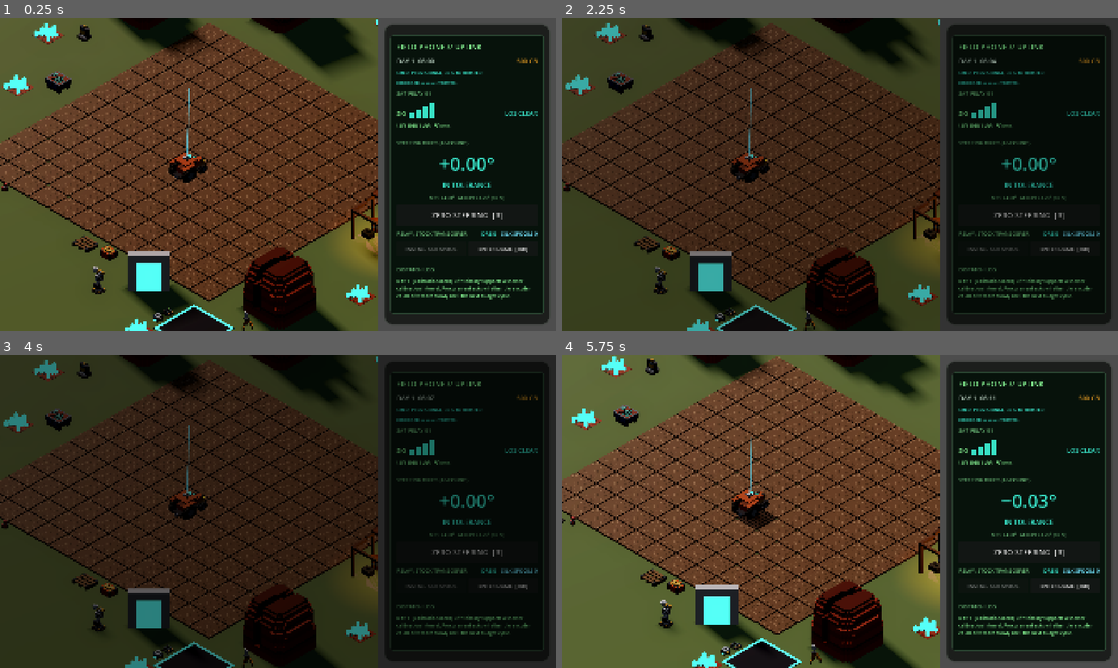
Above: before the commit, frames 1-4 (two rows, left to right).
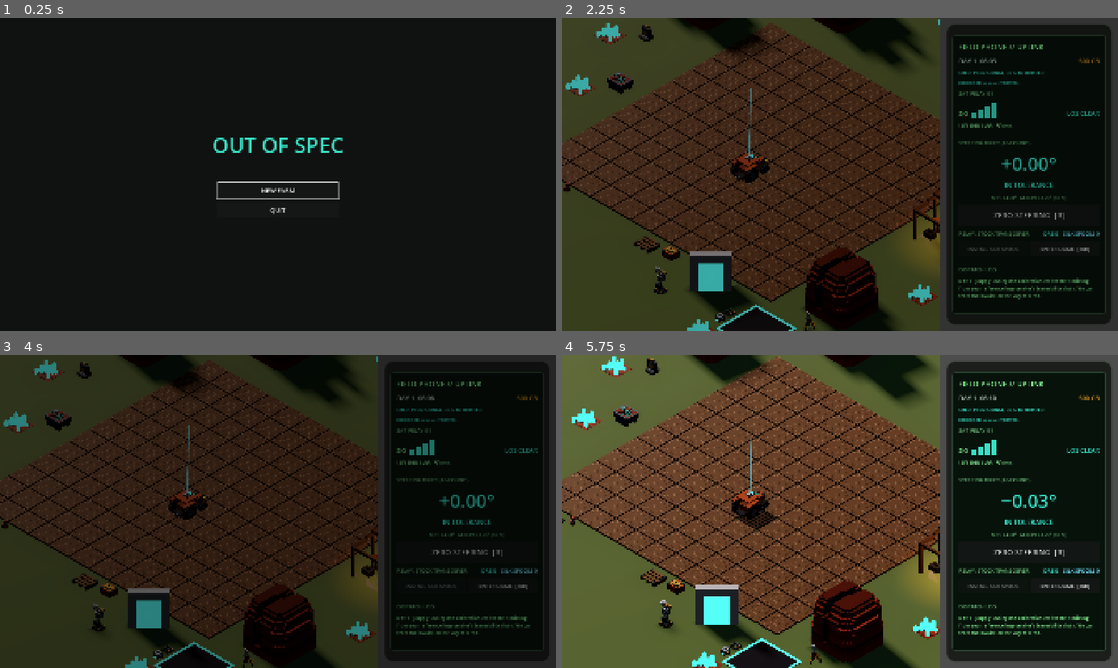
Above: after the commit, the same moments.

Repository: xlockeddown-glitch/out-of-spec
Game: Godot game, scene res://scenes/title_menu.tscn
Same seed, same stepped clock (60 frames per second), same inputs: the game is played once before the commit and once after it. Before the commit the project starts from res://scenes/main_farm.tscn.
Inputs (mouse positions are in pixels of both pictures, inside the frame that each line leads up to):
- Up to frame 1 (0.25 s): no input
- Up to frame 2 (2.25 s): click (840, 190) at 0.5 s, where only the run after the commit has a clickable "NEW FARM"; click "ENTER DOME [Tab]" at 1.25 s; tap Enter at 2 s; move the mouse to (962, 158) at 2.02 s; hold D (rover_steer_right) from 2.03 s (still down); hold Tab (swap_scene) from 2.03 s (still down); click (962, 158) at 2.17 s
- Up to frame 3 (4 s): release D (rover_steer_right) at 2.75 s; release Tab (swap_scene) at 2.75 s; click "ENTER DOME [Tab]" at 2.75 s; tap Space (rover_till) at 3.5 s; move the mouse to (166, 527) at 3.52 s; hold S (rover_reverse) from 3.53 s (still down); tap E (interact) at 3.6 s; tap Tab (swap_scene) at 3.8 s
- Up to frame 4 (5.75 s): move the mouse to (895, 442) at 4.27 s; release S (rover_reverse) at 4.28 s; hold D (rover_steer_right) 4.28-5.03 s; hold Space (rover_till) 4.28-5.03 s; tap Tab (swap_scene) at 4.55, 5.3 s; move the mouse to (812, 574) at 5.02 s; hold W (rover_forward) from 5.03 s (still down); tap R (rover_zero_steering) at 5.1 s; click (812, 574) at 5.17 s

The runs differ from the first frame. In frame 1, 64% of the frame differs, in the area x 0-100%, y 0-100%; in frame 2, 0.6%; in frame 3, 0.4%; in frame 4, 0.9%.

Commit message:
Add a title menu and autosave
Co-Authored-By: Claude Opus 5.5 <noreply@anthropic.com>

Diff:
--- a/project.godot
+++ b/project.godot
@@ -16,7 +16,7 @@
 
 config/name="Out of Spec"
 config/description="Chunky voxel life-sim: satellite-linked remote farming/mining, tarantula terrariums, satirical metrology."
-run/main_scene="res://scenes/main_farm.tscn"
+run/main_scene="res://scenes/title_menu.tscn"
 config/features=PackedStringArray("4.7", "Forward Plus")
 
 [autoload]
--- /dev/null
+++ b/scenes/title_menu.tscn
@@ -0,0 +1,12 @@
+[gd_scene load_steps=2 format=3]
+
+[ext_resource type="Script" path="res://scripts/ui/title_menu.gd" id="1_title"]
+
+[node name="TitleMenu" type="Control"]
+layout_mode = 3
+anchors_preset = 15
+anchor_right = 1.0
+anchor_bottom = 1.0
+grow_horizontal = 2
+grow_vertical = 2
+script = ExtResource("1_title")
--- a/scripts/autoload/GameState.gd
+++ b/scripts/autoload/GameState.gd
@@ -217,17 +217,36 @@
 
 
 func _ready() -> void:
-	# A new farm gets a new seed once; everything random follows from it.
-	set_world_seed(int(Time.get_unix_time_from_system() * 1000.0) ^ Time.get_ticks_usec())
+	_set_up_farm(_new_seed())
+	GameClock.time_advanced.connect(_on_time_advanced)
+	GameClock.clock_ran.connect(_tick_molt)
+	GameClock.day_started.connect(_on_day_started)
+	GameClock.day_started.connect(_on_day_started_regrow.unbind(1))
+
+
+## Replaces this farm with a new one. Set GameClock to 0 days first.
+func new_farm() -> void:
+	var fresh: Node = (get_script() as GDScript).new()
+	fresh._set_up_farm(_new_seed())
+	var problem: String = farm_from_dict(fresh.farm_to_dict())
+	fresh.free()
+	if problem != "":
+		push_error("GameState: the new farm did not load: " + problem)
+
+
+## A new farm gets a new seed once; everything random follows from it.
+static func _new_seed() -> int:
+	return int(Time.get_unix_time_from_system() * 1000.0) ^ Time.get_ticks_usec()
+
+
+## A farm's first morning, on a GameState that holds nothing yet.
+func _set_up_farm(p_seed: int) -> void:
+	set_world_seed(p_seed)
 	build_registry()
 	# The hygrometer's sticker already expired (due day 0), so it is overdue
 	# and out of tolerance until calibrated; everything else starts in date.
 	hygrometer.error = hygrometer.mpe * HYGROMETER_START_ERROR_RATIO
 	hygrometer.cal_due_day = 0
-	GameClock.time_advanced.connect(_on_time_advanced)
-	GameClock.clock_ran.connect(_tick_molt)
-	GameClock.day_started.connect(_on_day_started)
-	GameClock.day_started.connect(_on_day_started_regrow.unbind(1))
 	credits = int(DataManager.get_number(ECONOMY_TABLE, "starting_credits", 0.0))
 	reset_credibility()
 	_post_morning_dispatch(1)  # day 1 is already under way at boot
--- a/scripts/autoload/SaveGame.gd
+++ b/scripts/autoload/SaveGame.gd
@@ -10,11 +10,88 @@
 
 ## Emitted just before a save is taken, so scenes can park their rovers.
 signal saving
+## An autosave failed; `text` says why. Shown to the player.
+signal save_failed(text: String)
 
 const MAGIC: String = "OOSSAVE1"
 const VERSION: int = 1
 const DEFAULT_PATH: String = "user://farm.save"
 const HASH_BYTES: int = 32
+
+## True once a farm was opened from the title menu. A scene run on its own (the
+## editor, tests) never autosaves over the player's farm.
+var farm_open: bool = false
+var _autosave_queued: bool = false
+
+
+func _ready() -> void:
+	GameClock.day_started.connect(_on_day_started.unbind(1))
+
+
+func _notification(what: int) -> void:
+	if what == NOTIFICATION_WM_CLOSE_REQUEST and farm_open:
+		_autosave()
+
+
+## Each morning. Deferred, because a bench job can cross 06:00 partway through
+## its own changes.
+func _on_day_started() -> void:
+	if farm_open and not _autosave_queued:
+		_autosave_queued = true
+		_autosave.call_deferred()
+
+
+func _autosave() -> void:
+	_autosave_queued = false
+	var problem: String = write()
+	if problem != "":
+		push_warning("SaveGame: " + problem)
+		save_failed.emit("SAVE FAILED: " + problem)
+
+
+## Starts a new farm and saves it. A saved farm already there is kept beside it
+## as ".old". Returns "" or why not; on a problem no farm opens.
+func start_new(path: String = DEFAULT_PATH) -> String:
+	var problem: String = _set_aside(path)
+	if problem != "":
+		return problem
+	GameClock.elapsed_days = 0.0
+	GameState.new_farm()
+	problem = write(path)
+	farm_open = problem == ""
+	return problem
+
+
+## Opens the saved farm. Returns "" or why not.
+func continue_farm(path: String = DEFAULT_PATH) -> String:
+	var problem: String = read(path)
+	farm_open = problem == ""
+	return problem
+
+
+## The day a save's data is on.
+func day_of(data: Dictionary) -> int:
+	return floori(data["clock"]["elapsed_days"]) + 1
+
+
+## Moves the farm's files out of a new farm's way: the one that loads to ".old",
+## one that doesn't to ".unreadable".
+func _set_aside(path: String) -> String:
+	var old_taken: bool = false
+	for file_path: String in [path, path + ".bak"]:
+		if not FileAccess.file_exists(file_path):
+			continue
+		var error: Error = OK
+		if not read_file(file_path).has("data"):
+			error = DirAccess.rename_absolute(file_path, path + ".unreadable")
+		elif old_taken:
+			error = DirAccess.remove_absolute(file_path)
+		else:
+			error = DirAccess.rename_absolute(file_path, path + ".old")
+			old_taken = true
+		if error != OK:
+			return "Could not set aside %s (error %d)." % [file_path, error]
+	return ""
 
 
 ## Everything a save holds, as plain data.
@@ -29,6 +106,16 @@
 ## Restores snapshot(). Returns "" or why not; on a problem nothing changes.
 ## Scenes must reload afterward (they read GameState when they open).
 func restore(data: Dictionary) -> String:
+	var problem: String = data_problem(data)
+	if problem != "":
+		return problem
+	# The clock first, so listeners see the loaded day.
+	GameClock.elapsed_days = data["clock"]["elapsed_days"]
+	return GameState.farm_from_dict(data["farm"])
+
+
+## Why `data` can't load, or "" if it can. Changes nothing.
+func data_problem(data: Dictionary) -> String:
 	var clock: Variant = data.get("clock")
 	var farm: Variant = data.get("farm")
 	if typeof(clock) != TYPE_DICTIONARY or typeof(farm) != TYPE_DICTIONARY:
@@ -36,12 +123,7 @@
 	var elapsed: Variant = clock.get("elapsed_days")
 	if typeof(elapsed) != TYPE_FLOAT or not is_finite(elapsed) or elapsed < 0.0:
 		return "The save's clock is bad."
-	var problem: String = GameState.farm_dict_problem(farm)
-	if problem != "":
-		return problem
-	# The clock first, so listeners see the loaded day.
-	GameClock.elapsed_days = elapsed
-	return GameState.farm_from_dict(farm)
+	return GameState.farm_dict_problem(farm)
 
 
 ## Saves the farm. The save before it is kept beside it as ".bak". Returns ""
@@ -83,21 +165,31 @@
 	return FileAccess.file_exists(path) or FileAccess.file_exists(path + ".bak")
 
 
+## What Continue would load: { data }, with { problem } too when the newest save
+## won't load and the backup is used instead; { problem } alone when neither
+## loads; {} when there is no save.
+func check(path: String = DEFAULT_PATH) -> Dictionary:
+	if not exists(path):
+		return {}
+	var newest: Dictionary = read_file(path)
+	if newest.has("data") or not FileAccess.file_exists(path + ".bak"):
+		return newest
+	var backup: Dictionary = read_file(path + ".bak")
+	if backup.has("data"):
+		newest["data"] = backup["data"]
+	return newest
+
+
 ## Loads the farm, or the backup if the save is missing or won't load.
 ## Returns "" or why it failed; on a problem nothing changes.
 func read(path: String = DEFAULT_PATH) -> String:
-	var problem: String = _read_one(path)
-	if problem != "" and FileAccess.file_exists(path + ".bak") and _read_one(path + ".bak") == "":
-		return ""
-	return problem
-
-
-func _read_one(path: String) -> String:
-	var result: Dictionary = read_file(path)
-	return restore(result["data"]) if result.has("data") else str(result["problem"])
-
-
-## { data } from a save file, or { problem }.
+	var found: Dictionary = check(path)
+	if found.has("data"):
+		return restore(found["data"])
+	return found.get("problem", "There is no saved farm.")
+
+
+## { data } from a save file that can load, or { problem }.
 func read_file(path: String) -> Dictionary:
 	if not FileAccess.file_exists(path):
 		return { "problem": "%s does not exist." % path }
@@ -114,6 +206,9 @@
 	var data: Variant = bytes_to_var(payload)
 	if typeof(data) != TYPE_DICTIONARY:
 		return { "problem": "%s holds no farm." % path }
+	var problem: String = data_problem(data)
+	if problem != "":
+		return { "problem": "%s can't load: %s" % [path, problem] }
 	return { "data": data }
 
 
--- a/scripts/autoload/SceneSwitcher.gd
+++ b/scripts/autoload/SceneSwitcher.gd
@@ -5,6 +5,7 @@
 signal scene_swapped(path: String)
 
 const FARM_SCENE: String = "res://scenes/main_farm.tscn"
+const TITLE_SCENE: String = "res://scenes/title_menu.tscn"
 const DOME_SCENE: String = "res://scenes/dome_interior.tscn"
 const FADE_SECONDS: float = 0.1  # each way; ~0.2 s total per the Week 2 board
 
@@ -29,6 +30,8 @@
 
 func toggle_farm_dome() -> void:
 	var current: Node = get_tree().current_scene
+	if current != null and current.scene_file_path == TITLE_SCENE:
+		return  # no farm is open yet
 	var on_dome: bool = current != null and current.scene_file_path == DOME_SCENE
 	swap_to(FARM_SCENE if on_dome else DOME_SCENE)
 
--- a/scripts/dome/dome_interior.gd
+++ b/scripts/dome/dome_interior.gd
@@ -44,6 +44,7 @@
 		prop.inspected.connect(_toast)
 	GameState.calibration_recorded.connect(_on_calibration_recorded)
 	GameState.phone_message.connect(_on_phone_message)
+	SaveGame.save_failed.connect(_toast)
 	# An audit posts several phone lines in one frame; this fires after them,
 	# so the toast ends on a summary that names the failing instruments.
 	GameState.audit_completed.connect(_on_audit_completed)
--- a/scripts/main_farm.gd
+++ b/scripts/main_farm.gd
@@ -57,6 +57,7 @@
 	GameState.silk_changed.connect(_on_silk_changed)
 	GameState.relay_changed.connect(_on_relay_changed)
 	GameState.phone_message.connect(_hud.push_log)
+	SaveGame.save_failed.connect(_hud.push_log)
 	GameState.credits_changed.connect(_on_credits_changed)
 	GameState.ore_changed.connect(_on_ore_changed)
 	GameState.credibility_changed.connect(_on_credibility_changed)
--- /dev/null
+++ b/scripts/ui/title_menu.gd
@@ -0,0 +1,125 @@
+extends Control
+## Title screen: continue the saved farm or start a new one. The clock is
+## stopped here; it runs once a farm opens.
+
+const COLOR_TEXT := Color(0.8, 0.86, 0.82)
+const COLOR_BACKGROUND := Color(0.06, 0.07, 0.065)
+const FONT_TITLE: int = 72
+const FONT_TEXT: int = 22
+const BUTTON_SIZE := Vector2(420.0, 56.0)
+const NOTE_WIDTH: float = 720.0
+
+## The save checked when the menu opened (SaveGame.check()).
+var _save: Dictionary = {}
+var _starting: bool = false
+var _note: Label
+var _main_buttons: VBoxContainer
+var _confirm_buttons: VBoxContainer
+
+
+func _ready() -> void:
+	GameClock.paused = true
+	_save = SaveGame.check()
+	_build()
+	_show_main()
+
+
+func _build() -> void:
+	var background := ColorRect.new()
+	background.color = COLOR_BACKGROUND
+	background.set_anchors_preset(Control.PRESET_FULL_RECT)
+	add_child(background)
+	var center := CenterContainer.new()
+	center.set_anchors_preset(Control.PRESET_FULL_RECT)
+	add_child(center)
+	var column := VBoxContainer.new()
+	column.add_theme_constant_override("separation", 24)
+	center.add_child(column)
+	var title := Label.new()
+	title.text = "OUT OF SPEC"
+	title.add_theme_font_size_override("font_size", FONT_TITLE)
+	title.add_theme_color_override("font_color", DriftingSensor.COLOR_IN_BAND)
+	title.horizontal_alignment = HORIZONTAL_ALIGNMENT_CENTER
+	column.add_child(title)
+	_note = Label.new()
+	_note.custom_minimum_size.x = NOTE_WIDTH
+	_note.autowrap_mode = TextServer.AUTOWRAP_WORD_SMART
+	_note.horizontal_alignment = HORIZONTAL_ALIGNMENT_CENTER
+	_note.add_theme_font_size_override("font_size", FONT_TEXT)
+	_note.add_theme_color_override("font_color", COLOR_TEXT)
+	column.add_child(_note)
+	_main_buttons = _button_box(column)
+	if _save.has("data"):
+		_button(_main_buttons, "CONTINUE (DAY %d)" % SaveGame.day_of(_save["data"]), _on_continue)
+	_button(_main_buttons, "NEW FARM", _on_new_farm)
+	_button(_main_buttons, "QUIT", get_tree().quit)
+	_confirm_buttons = _button_box(column)
+	_button(_confirm_buttons, "START A NEW FARM", _start_new)
+	_button(_confirm_buttons, "BACK", _show_main)
+
+
+func _button_box(parent: Node) -> VBoxContainer:
+	var box := VBoxContainer.new()
+	box.add_theme_constant_override("separation", 12)
+	box.size_flags_horizontal = Control.SIZE_SHRINK_CENTER
+	parent.add_child(box)
+	return box
+
+
+func _button(parent: Node, text: String, on_pressed: Callable) -> void:
+	var button := Button.new()
+	button.text = text
+	button.custom_minimum_size = BUTTON_SIZE
+	button.add_theme_font_size_override("font_size", FONT_TEXT)
+	button.pressed.connect(on_pressed)
+	parent.add_child(button)
+
+
+func _show_main() -> void:
+	_main_buttons.visible = true
+	_confirm_buttons.visible = false
+	_note.text = note_for(_save)
+	(_main_buttons.get_child(0) as Button).grab_focus()
+
+
+## What the menu says about the save; "" when there is nothing to say.
+static func note_for(save: Dictionary) -> String:
+	var problem: String = save.get("problem", "")
+	if problem == "":
+		return ""
+	if save.has("data"):
+		return "The newest save did not load: %s Continue opens the save before it." % problem
+	return "The saved farm did not load: %s" % problem
+
+
+func _on_continue() -> void:
+	if _starting:
+		return
+	_open(SaveGame.continue_farm())
+
+
+func _on_new_farm() -> void:
+	if not SaveGame.exists():
+		_start_new()
+		return
+	_main_buttons.visible = false
+	_confirm_buttons.visible = true
+	_note.text = "The saved farm will be set aside, and Continue will open the new farm instead."
+	(_confirm_buttons.get_child(1) as Button).grab_focus()
+
+
+func _start_new() -> void:
+	if _starting:
+		return
+	_open(SaveGame.start_new())
+
+
+func _open(problem: String) -> void:
+	if problem != "":
+		_main_buttons.visible = true
+		_confirm_buttons.visible = false
+		_note.text = problem
+		return
+	_starting = true
+	GameClock.paused = false
+	SceneSwitcher.swap_to(SceneSwitcher.FARM_SCENE)
--- a/tests/test_save_state.gd
+++ b/tests/test_save_state.gd
@@ -47,7 +47,7 @@
 
 
 func _clean_files() -> void:
-	for suffix: String in ["", ".bak", ".tmp", ".unreadable"]:
+	for suffix: String in ["", ".bak", ".tmp", ".unreadable", ".old"]:
 		if FileAccess.file_exists(PATH + suffix):
 			DirAccess.remove_absolute(PATH + suffix)
 
@@ -223,3 +223,65 @@
 	if FileAccess.file_exists(PATH + ".bak") or not FileAccess.file_exists(PATH + ".unreadable"):
 		return "A file that won't load must be set aside, not become the backup."
 	return ""
+
+
+func test_new_farm_starts_over_and_sets_the_old_one_aside() -> String:
+	return _with_live(_new_farm)
+
+
+func _new_farm() -> String:
+	GameClock.elapsed_days = 8.5
+	GameState.credits = -1234
+	GameState.tilled_cells[Vector3i(1, 0, 1)] = true
+	GameState.steering.add_usage(1.0e5)
+	var old_seed: int = GameState.world_seed
+	SaveGame.write(PATH)
+	SaveGame.write(PATH)
+	var problem: String = SaveGame.start_new(PATH)
+	SaveGame.farm_open = false
+	if problem != "":
+		return problem
+	var expected: GameStateScript = GameStateScript.new()
+	expected._set_up_farm(GameState.world_seed)
+	problem = _differs(expected.farm_to_dict(), GameState.farm_to_dict(), "in a new farm")
+	expected.free()
+	if problem != "":
+		return problem
+	if GameState.world_seed == old_seed or GameClock.elapsed_days != 0.0:
+		return "A new farm needs its own seed and day 1."
+	var old: Dictionary = SaveGame.read_file(PATH + ".old")
+	if not old.has("data") or old["data"]["farm"]["credits"] != -1234 or SaveGame.day_of(old["data"]) != 9:
+		return "The old farm must be kept."
+	if FileAccess.file_exists(PATH + ".bak"):
+		return "The old farm's backup must not back up the new farm."
+	return ""
+
+
+func test_the_menu_hears_about_a_save_that_does_not_load() -> String:
+	return _with_live(_menu_check)
+
+
+func _menu_check() -> String:
+	if not SaveGame.check(PATH).is_empty():
+		return "No save, nothing to check."
+	GameState.credits = 5
+	SaveGame.write(PATH)
+	SaveGame.write(PATH)
+	if SaveGame.check(PATH).has("problem"):
+		return "A good save has no problem."
+	# Whole and undamaged, but not a farm that can load.
+	var data: Dictionary = SaveGame.snapshot()
+	data["farm"].erase("credits")
+	SaveGame._write_data(data, PATH)
+	SaveGame._write_data(data, PATH)
+	var found: Dictionary = SaveGame.check(PATH)
+	if not found.has("data") or not found.has("problem") or found["data"]["farm"]["credits"] != 5:
+		return "The backup must be offered, with the problem."
+	DirAccess.remove_absolute(PATH + ".bak")
+	found = SaveGame.check(PATH)
+	if found.has("data") or not found.has("problem"):
+		return "With no backup there is only the problem."
+	GameState.credits = 6
+	if SaveGame.continue_farm(PATH) == "" or SaveGame.farm_open or GameState.credits != 6:
+		return "A farm that can't load must not open."
+	return ""
Not shown, added: scripts/ui/title_menu.gd.uid
Not shown, changed: docs/decisions.md
